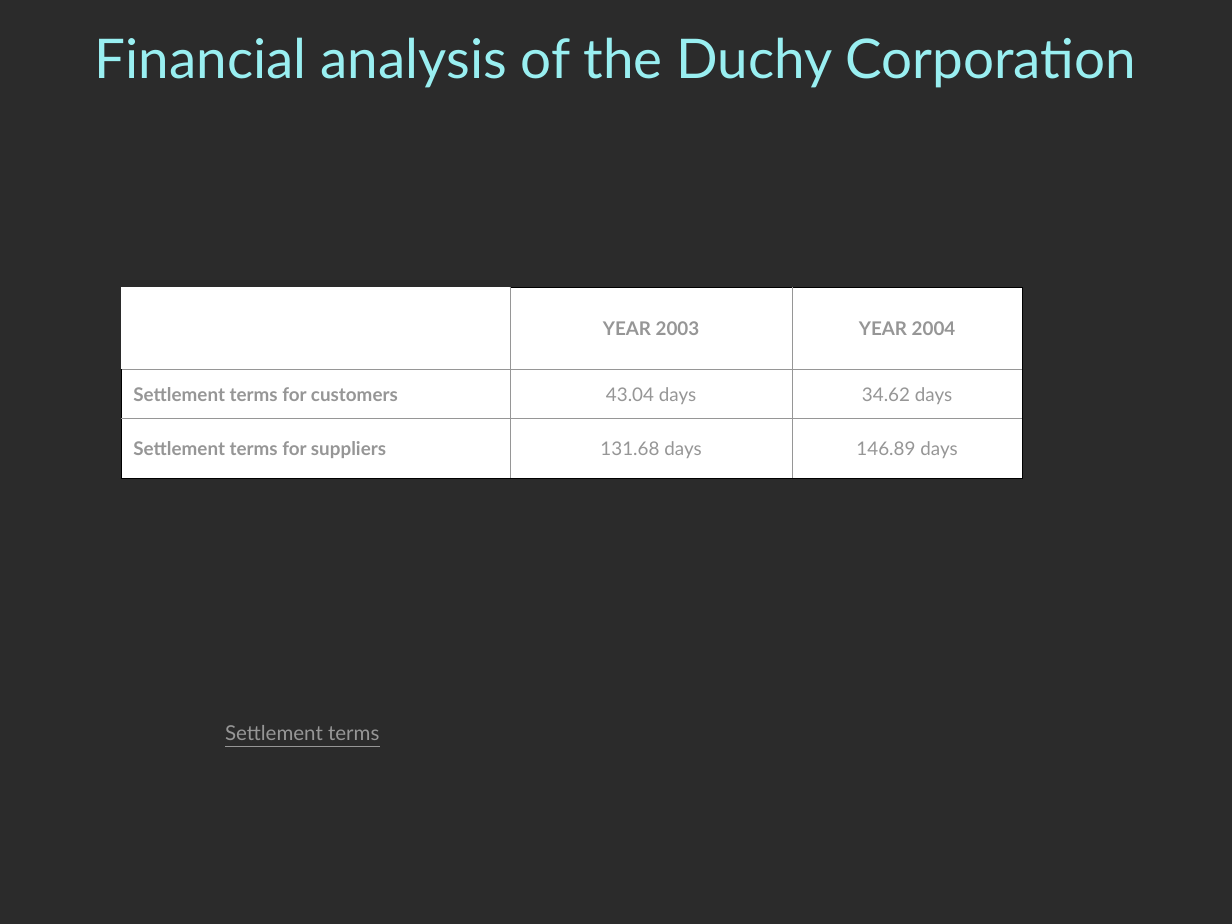
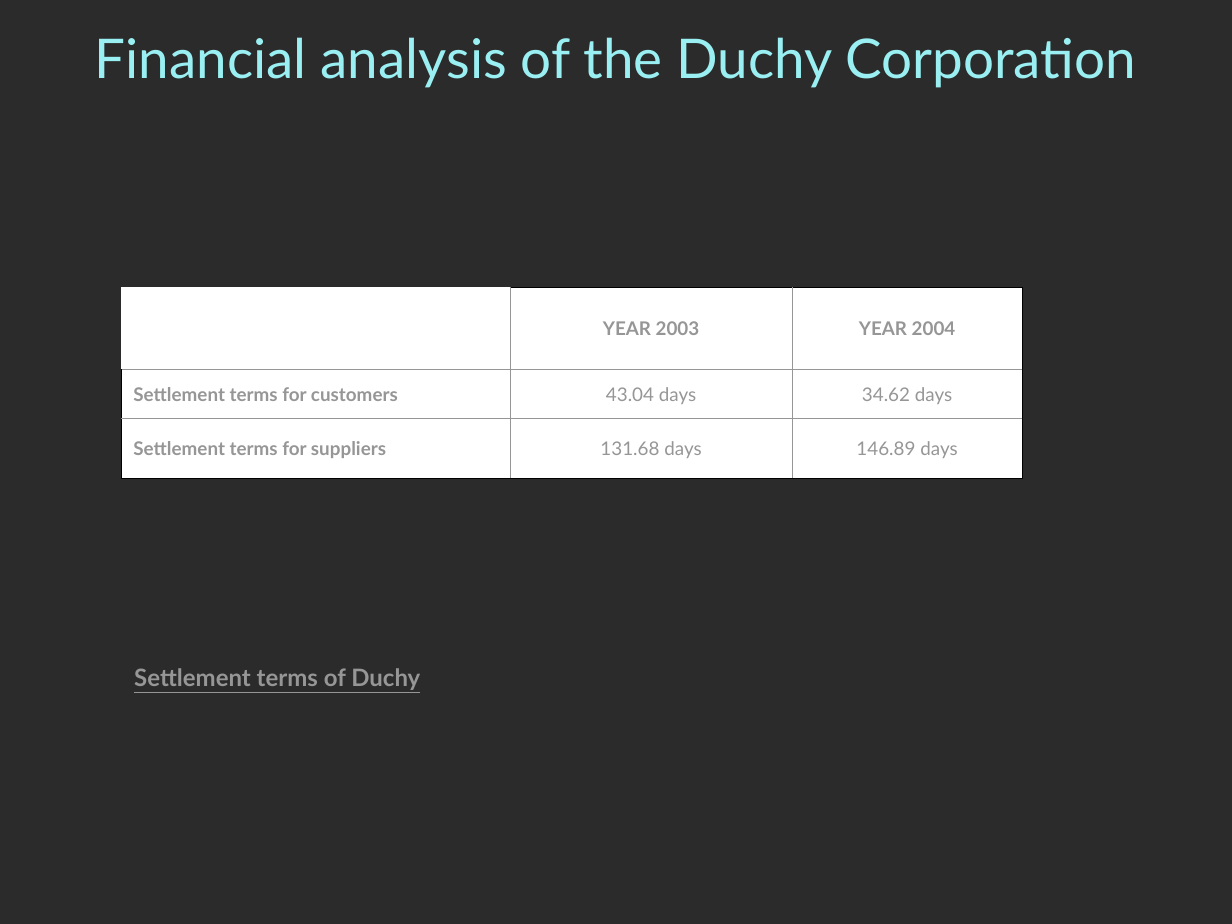
Before and after one commit to pngames/pavillon-noir, a slide deck: slide 4 of .others/tertiaire/tertiaire_finance.ppt (slide 14 before the commit). Drawn at 1232x924 pixels with LibreOffice and Linux fonts; fonts in the diff are those of the drawing; background and template pictures are left out; a plain dark background stands for a picture behind light text. Boxes give left, top, right and bottom in pixels: in the first picture for what was removed or moved away, otherwise in the second. Text is boxed around its words. In the diff, an @@ line names an element or a change of style, - is before the commit and + after.

```diff
--- a/.others/tertiaire/tertiaire_finance.ppt
+++ b/.others/tertiaire/tertiaire_finance.ppt
@@ text at [134, 668, 420, 690]: text changed; size 12 to 14 pt; bold on @@
-Settlement terms
+Settlement terms of Duchy
```
Also in this commit, not shown: 3 other slides changed, 2 slides removed.
